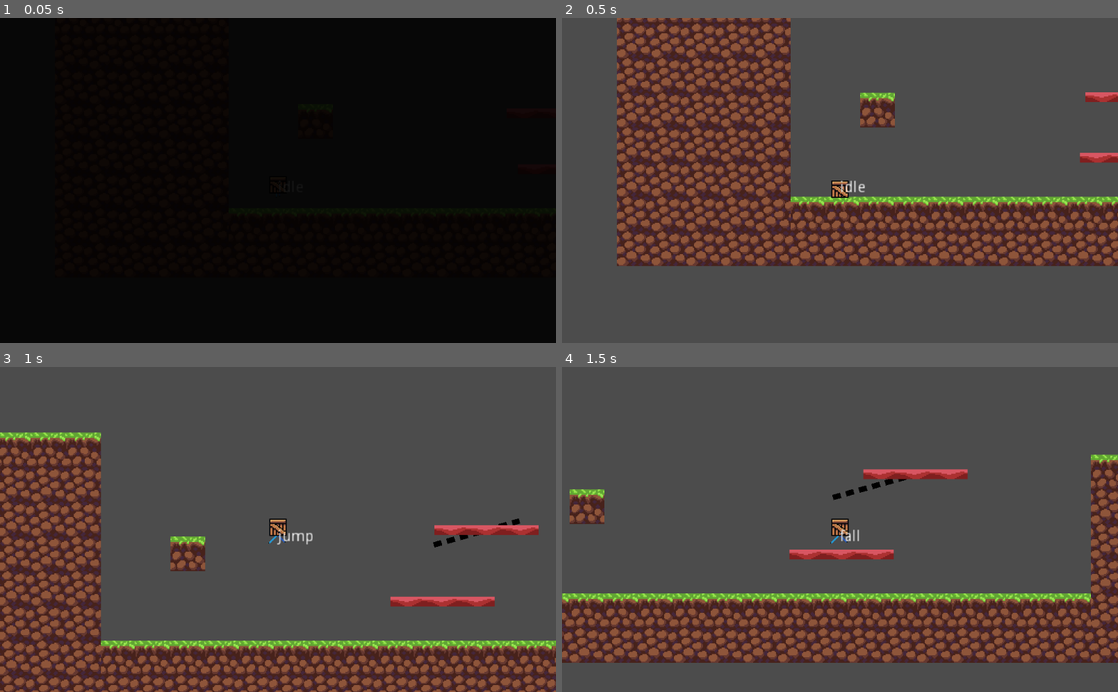
Above: before the commit, frames 1-4 (two rows, left to right).
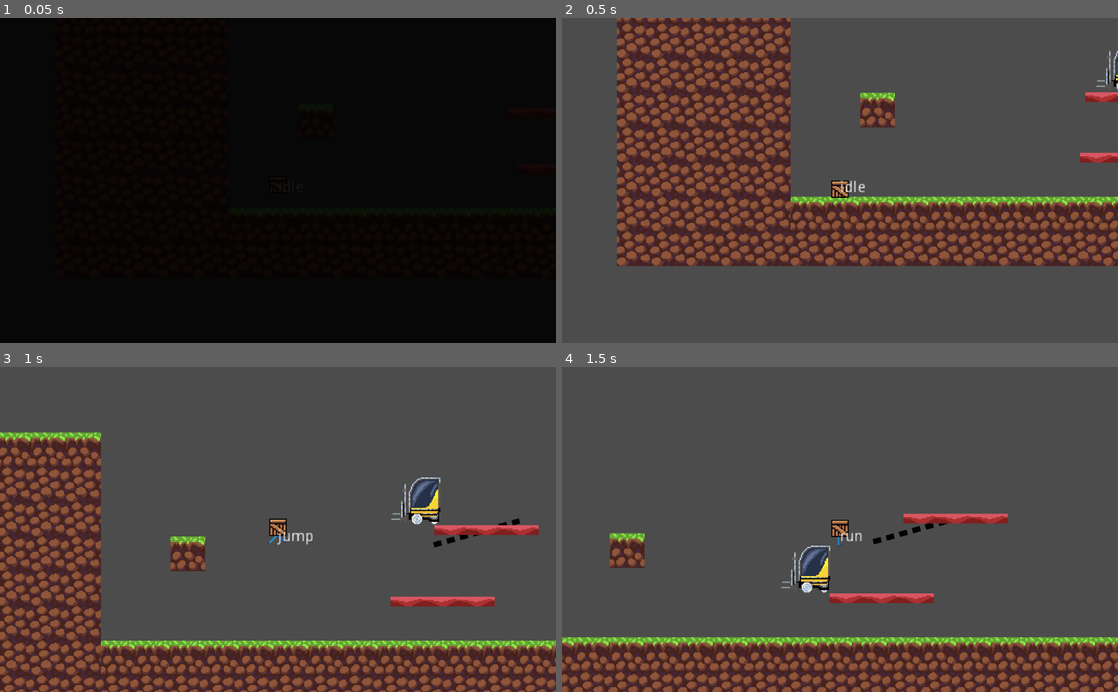
Above: after the commit, the same moments.

Repository: SuddenlyNothing/Escape
Game: Godot game, scene res://GameScenes/TestScene.tscn
The game is run twice, just before and just after one commit, with the same random seed, the same clock (stepped at 60 frames per second) and the same inputs.
Inputs:
- Up to frame 1 (0.05 s): no input
- Up to frame 2 (0.5 s): no input
- Up to frame 3 (1 s): hold D (move_right) from 0.53 s (still down); tap Space (jump) at 0.77 s
- Up to frame 4 (1.5 s): keep holding D (move_right)

Frame 1 is identical in both runs. In frame 2, 0.1% of the frame differs, in the area x 96-100%, y 10-22%; in frame 3, 0.7%; in frame 4, 34%, in the area x 0-100%, y 26-100%.

Commit message:
Added Forklift

Diff:
--- a/PlatformerGodot/Characters/Enemies/BaseForklift.gd
+++ b/PlatformerGodot/Characters/Enemies/BaseForklift.gd
@@ -2,9 +2,9 @@
 
 export(float) var speed := 100.0
 
-var x_dir := 1.0
+var x_dir := -1.0
 var y_vel := 0
-var snap_default := 32.0
+var snap_default := Vector2.DOWN * 32.0
 var gravity := 25.0
 var max_fall_speed := 1000.0
 
@@ -18,9 +18,9 @@
 		return
 	y_vel = clamp(y_vel+gravity, 0, max_fall_speed)
 
-func _physics_process(delta):
+func move():
 	var snap = snap_default
 	if !is_on_floor():
-		snap = 0
+		snap = Vector2.ZERO
 	apply_gravity()
 	move_and_slide_with_snap(Vector2(x_dir*speed, y_vel), snap, Vector2.UP)
--- a/PlatformerGodot/Characters/Enemies/BaseForklift.tscn
+++ b/PlatformerGodot/Characters/Enemies/BaseForklift.tscn
@@ -34,7 +34,6 @@
 
 [node name="AnimatedSprite" type="AnimatedSprite" parent="."]
 frames = SubResource( 4 )
-frame = 1
 playing = true
 
 [node name="CollisionShape2D" type="CollisionShape2D" parent="."]
--- /dev/null
+++ b/PlatformerGodot/Characters/Enemies/Forklift.gd
@@ -0,0 +1,7 @@
+extends "res://Characters/Enemies/BaseForklift.gd"
+
+func _physics_process(delta):
+	if is_on_wall():
+		print("flip")
+		flip()
+	move()
--- /dev/null
+++ b/PlatformerGodot/Characters/Enemies/Forklift.tscn
@@ -0,0 +1,10 @@
+[gd_scene load_steps=3 format=2]
+
+[ext_resource path="res://Characters/Enemies/Forklift.gd" type="Script" id=1]
+[ext_resource path="res://Characters/Enemies/BaseForklift.tscn" type="PackedScene" id=2]
+
+[node name="Forklift" instance=ExtResource( 2 )]
+script = ExtResource( 1 )
+
+[node name="AnimatedSprite" parent="." index="0"]
+frame = 1
--- a/PlatformerGodot/GameScenes/TestScene.tscn
+++ b/PlatformerGodot/GameScenes/TestScene.tscn
@@ -6,6 +6,7 @@
 [ext_resource path="res://UI/FadeIn.tscn" type="PackedScene" id=4]
 [ext_resource path="res://Objects/Platform.tscn" type="PackedScene" id=5]
 [ext_resource path="res://Objects/MovingPlatform.tscn" type="PackedScene" id=6]
+[ext_resource path="res://Characters/Enemies/Forklift.tscn" type="PackedScene" id=7]
 
 [node name="TestScene" type="Node2D"]
 
@@ -29,3 +30,6 @@
 
 [node name="Player" parent="." instance=ExtResource( 2 )]
 position = Vector2( 45.6153, -58.9278 )
+
+[node name="Forklift" parent="." instance=ExtResource( 7 )]
+position = Vector2( 338.832, -153.254 )
Not shown: 1 places in PlatformerGodot/GameScenes/TestScene.tscn that only renumber resources
